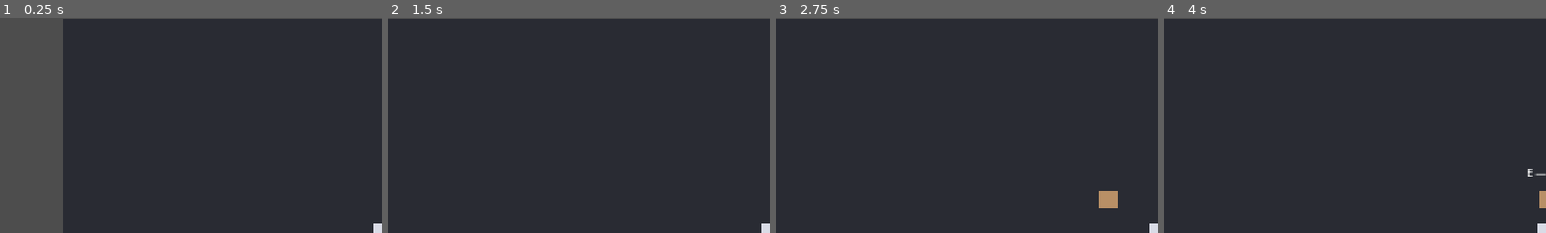
Above: before the commit, frames 1-4 (left to right).
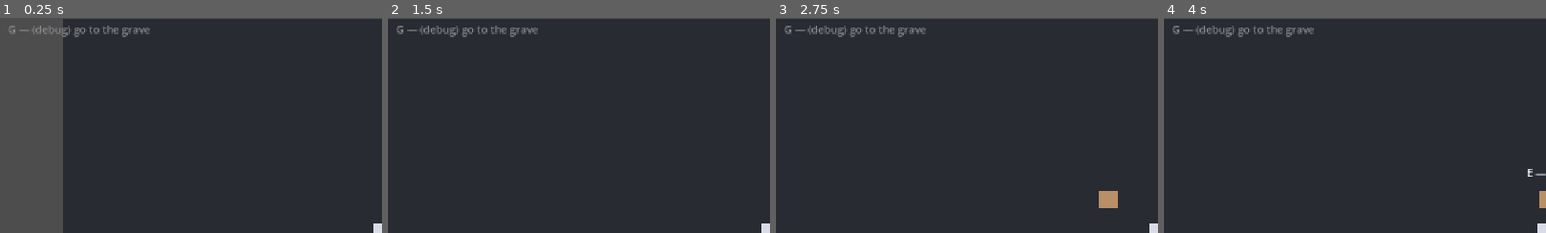
Above: after the commit, the same moments.

Repository: 01Akshaj-Maker/The-Last-Ronnin
Game: Godot game, scene res://scenes/world/Main.tscn
Same seed, same stepped clock (60 frames per second), same inputs: the game is played once before the commit and once after it.
Inputs (mouse positions are % of the whole screen's width and height, from its top left):
- Up to frame 1 (0.25 s): no input
- Up to frame 2 (1.5 s): tap Enter (ui_accept) at 0.5, 0.77 s; move the mouse to (72, 45) at 0.52 s; hold D (move_right) 0.53-1.25 s; hold E (interact) 0.53-1.25 s; click (72, 45) at 0.67 s; drag from (30, 55) to (54, 43) at 1.27 s
- Up to frame 3 (2.75 s): tap R (debug_restart, bound only after the commit) at 2 s; move the mouse to (60, 28) at 2.02 s; hold D (move_right) from 2.03 s (still down); tap C at 2.1 s
- Up to frame 4 (4 s): release D (move_right) at 2.75 s; drag from (45, 70) to (20, 35) at 2.77 s; tap Enter (ui_accept) at 3.5, 3.77 s; move the mouse to (80, 65) at 3.52 s; hold A (move_left) from 3.53 s (still down); tap H at 3.6 s
The pictures show only the part of the screen within x 0-50%, y 0-50%; the shares and areas given below are measured in that part.

The runs differ from the first frame. In frame 1, 0.6% of the frame differs, in the area x 2-40%, y 3-9%; in frame 2, 0.6%; in frame 3, 0.6%; in frame 4, 0.6%.

Commit message:
Add player choices

Diff:
--- a/data/dialogue/monk_intro.tres
+++ b/data/dialogue/monk_intro.tres
@@ -6,10 +6,19 @@
 [sub_resource type="Resource" id="choice_a"]
 script = ExtResource("2")
 text = "That I did my duty, whatever it cost me."
+effects = {
+"Honor": 2,
+"Mercy": -1,
+"Selflessness": 1
+}
 
 [sub_resource type="Resource" id="choice_b"]
 script = ExtResource("2")
 text = "That I was gentler than the war left me."
+effects = {
+"Attachment": -1,
+"Mercy": 2
+}
 
 [resource]
 script = ExtResource("1")
--- a/project.godot
+++ b/project.godot
@@ -17,6 +17,8 @@
 
 [autoload]
 
+Identity="*res://scripts/systems/identity.gd"
+
 McpInteractionServer="*res://mcp_interaction_server.gd"
 
 [display]
@@ -25,6 +27,10 @@
 window/stretch/aspect="expand"
 
 [input]
+
+debug_restart={"deadzone": 0.5, "events": [Object(InputEventKey,"resource_local_to_scene":false,"resource_name":"","device":-1,"window_id":0,"alt_pressed":false,"shift_pressed":false,"ctrl_pressed":false,"meta_pressed":false,"pressed":false,"keycode":0,"physical_keycode":82,"key_label":0,"unicode":0,"location":0,"echo":false,"script":null)]}
+
+debug_end={"deadzone": 0.5, "events": [Object(InputEventKey,"resource_local_to_scene":false,"resource_name":"","device":-1,"window_id":0,"alt_pressed":false,"shift_pressed":false,"ctrl_pressed":false,"meta_pressed":false,"pressed":false,"keycode":0,"physical_keycode":71,"key_label":0,"unicode":0,"location":0,"echo":false,"script":null)]}
 
 interact={
 "deadzone": 0.5,
--- /dev/null
+++ b/scenes/debug/DebugJump.tscn
@@ -0,0 +1,14 @@
+[gd_scene load_steps=2 format=3]
+
+[ext_resource type="Script" path="res://scripts/debug/debug_jump.gd" id="1"]
+
+[node name="DebugJump" type="CanvasLayer"]
+script = ExtResource("1")
+
+[node name="Hint" type="Label" parent="."]
+offset_left = 12.0
+offset_top = 8.0
+offset_right = 320.0
+offset_bottom = 30.0
+modulate = Color(0.55, 0.55, 0.58, 1)
+text = "G — (debug) go to the grave"
--- /dev/null
+++ b/scenes/ending/Ending.tscn
@@ -0,0 +1,51 @@
+[gd_scene load_steps=2 format=3]
+
+[ext_resource type="Script" path="res://scripts/world/ending.gd" id="1"]
+
+[node name="Ending" type="Control"]
+layout_mode = 3
+anchors_preset = 15
+anchor_right = 1.0
+anchor_bottom = 1.0
+script = ExtResource("1")
+
+[node name="Background" type="ColorRect" parent="."]
+layout_mode = 1
+anchors_preset = 15
+anchor_right = 1.0
+anchor_bottom = 1.0
+color = Color(0.1, 0.11, 0.13, 1)
+
+[node name="Center" type="CenterContainer" parent="."]
+layout_mode = 1
+anchors_preset = 15
+anchor_right = 1.0
+anchor_bottom = 1.0
+
+[node name="VBox" type="VBoxContainer" parent="Center"]
+layout_mode = 2
+theme_override_constants/separation = 20
+
+[node name="Title" type="Label" parent="Center/VBox"]
+layout_mode = 2
+horizontal_alignment = 1
+text = "—  the grave  —"
+
+[node name="Counters" type="Label" parent="Center/VBox"]
+layout_mode = 2
+horizontal_alignment = 1
+text = "Honor   0
+Mercy   0
+Attachment   0
+Selflessness   0"
+
+[node name="Summary" type="Label" parent="Center/VBox"]
+layout_mode = 2
+horizontal_alignment = 1
+text = "You are remembered."
+
+[node name="Hint" type="Label" parent="Center/VBox"]
+layout_mode = 2
+horizontal_alignment = 1
+modulate = Color(0.6, 0.6, 0.62, 1)
+text = "R  —  replay (debug)"
--- a/scenes/world/Main.tscn
+++ b/scenes/world/Main.tscn
@@ -1,9 +1,10 @@
-[gd_scene load_steps=5 format=3]
+[gd_scene load_steps=6 format=3]
 
 [ext_resource type="Script" path="res://scripts/world/main.gd" id="1"]
 [ext_resource type="PackedScene" path="res://scenes/player/Player.tscn" id="2"]
 [ext_resource type="PackedScene" path="res://scenes/npc/Npc.tscn" id="3"]
 [ext_resource type="PackedScene" path="res://scenes/ui/DialogueBox.tscn" id="4"]
+[ext_resource type="PackedScene" path="res://scenes/debug/DebugJump.tscn" id="5"]
 
 [node name="Main" type="Node2D"]
 script = ExtResource("1")
@@ -22,3 +23,5 @@
 position = Vector2(180, -48)
 
 [node name="DialogueUI" parent="." instance=ExtResource("4")]
+
+[node name="DebugJump" parent="." instance=ExtResource("5")]
--- /dev/null
+++ b/scripts/debug/debug_jump.gd
@@ -0,0 +1,13 @@
+extends CanvasLayer
+
+## TEMP (Step 2 test harness): press the "debug_end" action (G) to jump straight to the
+## placeholder ending, so the accumulated Identity counters can be inspected mid-play before
+## the real chapter flow exists. Delete this node (and scenes/debug/, scripts/debug/) once a
+## real chapter reaches the ending. Self-contained so removal is one clean step (§9).
+
+@export_file("*.tscn") var ending_scene_path: String = "res://scenes/ending/Ending.tscn"
+
+
+func _process(_delta: float) -> void:
+	if Input.is_action_just_pressed("debug_end"):
+		get_tree().change_scene_to_file(ending_scene_path)
--- a/scripts/systems/dialogue_choice.gd
+++ b/scripts/systems/dialogue_choice.gd
@@ -4,8 +4,11 @@
 
 ## One selectable option in a dialogue prompt.
 ##
-## For the core-loop skeleton (Bible §5.1) a choice only carries its label. The identity
-## system (§3, Step 2) will extend this resource with counter effects — kept separate from
-## DialogueData so that stays a localized addition, not a rewrite.
+## `text` is the label. `effects` is the choice's impact on the hidden identity counters
+## (Bible §3), authored purely as data: a map of {axis_name: delta}, e.g.
+## {"Mercy": 2, "Honor": -1}. When the choice is picked, Main feeds `effects` straight into
+## Identity.apply_effects() — so adding a new weighted choice is a data edit, never a code
+## change (§9). Leave `effects` empty for a choice that changes nothing mechanically.
 
 @export_multiline var text: String = ""
+@export var effects: Dictionary = {}
--- /dev/null
+++ b/scripts/systems/identity.gd
@@ -0,0 +1,72 @@
+extends Node
+
+## Hidden identity counters — the load-bearing system (Bible §3).
+##
+## Four axes accumulate across the whole game from the choices the player makes. The player
+## NEVER sees these numbers; they only feel the consequences (a reflected world now, an
+## epitaph and visual mood at the grave later).
+##
+## Registered as the autoload singleton "Identity" so the counters persist across scene
+## changes. Choices carry their effects as DATA (DialogueChoice.effects); apply_effects() is
+## the single entry point, so authoring a new choice with new effects never touches code (§9).
+
+## The four dimensions of character. One source of truth — adding/renaming an axis is a
+## one-line change here.
+const AXES: Array[String] = ["Honor", "Mercy", "Attachment", "Selflessness"]
+
+var _counters: Dictionary = {}
+
+
+func _ready() -> void:
+	reset()
+
+
+## Return every axis to 0. Used at game start and by the debug replay.
+func reset() -> void:
+	_counters.clear()
+	for axis in AXES:
+		_counters[axis] = 0
+
+
+## Move a single axis by amount (may be negative). Unknown axes are ignored with a warning
+## so a typo in data never crashes the game.
+func adjust(axis: String, amount: int) -> void:
+	if not _counters.has(axis):
+		push_warning("Identity.adjust: unknown axis '%s' (ignored)" % axis)
+		return
+	_counters[axis] += amount
+
+
+## Apply a whole effects map, e.g. {"Mercy": 2, "Honor": -1}. This is what a picked choice
+## feeds in — pure data, no per-choice code.
+func apply_effects(effects: Dictionary) -> void:
+	for axis in effects:
+		adjust(axis, int(effects[axis]))
+
+
+func get_value(axis: String) -> int:
+	return int(_counters.get(axis, 0))
+
+
+## A copy of all counters {axis: value}. Copy so callers can't mutate state directly.
+func get_all() -> Dictionary:
+	return _counters.duplicate()
+
+
+## The single strongest axis. Returns "" when everything is 0 or the top is tied, so callers
+## can fall back to a neutral reading rather than arbitrarily picking a winner.
+func dominant_axis() -> String:
+	var best_axis: String = ""
+	var best_value: int = 0
+	var tied: bool = false
+	for axis in AXES:
+		var value: int = _counters[axis]
+		if value > best_value:
+			best_value = value
+			best_axis = axis
+			tied = false
+		elif value == best_value and value > 0:
+			tied = true
+	if best_value <= 0 or tied:
+		return ""
+	return best_axis
--- /dev/null
+++ b/scripts/world/ending.gd
@@ -0,0 +1,39 @@
+extends Control
+
+## PLACEHOLDER ending (Bible §5.4 builds the real one). Reads the accumulated Identity
+## counters and prints them, plus a one-line "who you became" summary derived from the
+## dominant axis. Grey-box, text only — no epitaph assembly or visual mood yet; that is
+## Step 4, where this same counter read-out becomes the swapped-mood grave scene (§3).
+##
+## The raw numbers are shown here only because this is a development read-out. The real
+## ending never exposes them.
+
+## Dominant-axis → summary line. A placeholder stand-in for the real epitaph assembly; kept
+## as an editable table so tuning the wording is a data-shaped edit.
+const DESCRIPTORS: Dictionary = {
+	"Honor": "You are remembered as one who held to honor above all else.",
+	"Mercy": "You are remembered for the mercy you showed when you needn't have.",
+	"Attachment": "You are remembered as one who could never quite let go.",
+	"Selflessness": "You are remembered for giving yourself away to others.",
+}
+const DESCRIPTOR_NEUTRAL: String = "You are remembered only dimly — a shape that passed through."
+
+@onready var _counters_label: Label = $Center/VBox/Counters
+@onready var _summary_label: Label = $Center/VBox/Summary
+
+
+func _ready() -> void:
+	var lines: PackedStringArray = PackedStringArray()
+	for axis in Identity.AXES:
+		lines.append("%s   %d" % [axis, Identity.get_value(axis)])
+	_counters_label.text = "\n".join(lines)
+
+	var dominant: String = Identity.dominant_axis()
+	_summary_label.text = DESCRIPTORS.get(dominant, DESCRIPTOR_NEUTRAL)
+
+
+func _process(_delta: float) -> void:
+	# TEMP (Step 2): replay from the top to try other choices. Remove with the debug harness.
+	if Input.is_action_just_pressed("debug_restart"):
+		Identity.reset()
+		get_tree().change_scene_to_file("res://scenes/world/Main.tscn")
--- a/scripts/world/main.gd
+++ b/scripts/world/main.gd
@@ -1,9 +1,12 @@
 extends Node2D
 
 ## Composition root for the playable area (Bible §9). Wires NPCs to the dialogue box and
-## the player so none of them need to know about each other. Adding an NPC is a localized
-## change: drop the Npc scene in, give it a dialogue resource, and put it in the "npc"
-## group — this script auto-connects it.
+## the player so none of them need to know about each other, and routes a picked choice's
+## data-defined effects into the Identity system (§3).
+##
+## Adding an NPC is a localized change: drop the Npc scene in, give it a dialogue resource,
+## and put it in the "npc" group — this script auto-connects it. Adding a weighted choice is
+## pure data on the choice resource; no change here.
 
 @onready var _player: CharacterBody2D = $Player
 @onready var _dialogue_box: CanvasLayer = $DialogueUI
@@ -11,6 +14,7 @@
 
 func _ready() -> void:
 	_dialogue_box.closed.connect(_on_dialogue_closed)
+	_dialogue_box.choice_selected.connect(_on_choice_selected)
 	for npc in get_tree().get_nodes_in_group("npc"):
 		npc.interacted.connect(_on_npc_interacted)
 
@@ -21,6 +25,10 @@
 	_dialogue_box.open(dialogue)
 
 
+func _on_choice_selected(_index: int, choice: DialogueChoice) -> void:
+	Identity.apply_effects(choice.effects)
+
+
 func _on_dialogue_closed() -> void:
 	_player.set_movement_enabled(true)
 	_set_npcs_enabled(true)
Not shown, added: scripts/debug/debug_jump.gd.uid
Not shown, added: scripts/systems/identity.gd.uid
Not shown, added: scripts/world/ending.gd.uid
